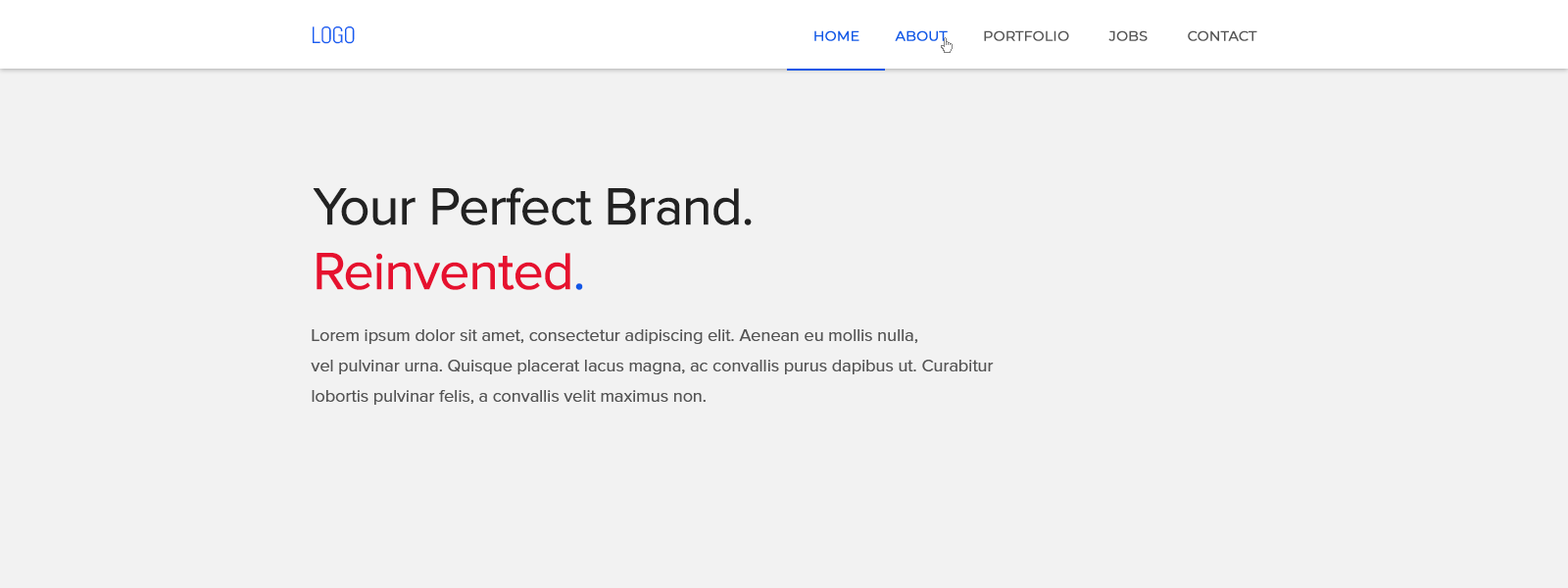
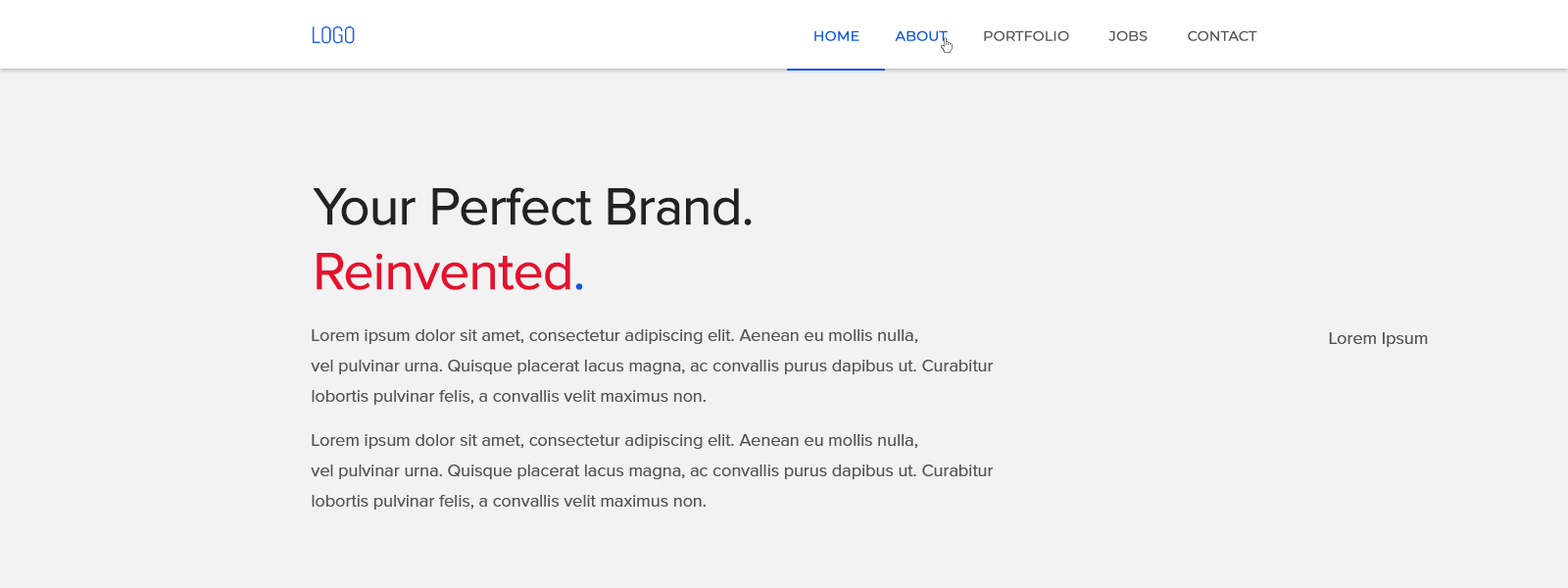
Layers edited between the first and the second 1568 x 588 image:
added layer "Lorem Ipsum" above "Lorem ipsum dolor sit amet, consectetur adipiscing elit. Aenean" over [1328, 332, 1428, 347]
added layer "Lorem ipsum dolor sit amet, consectetur adipiscing elit. Aenean" (1st of 2) above "Lorem ipsum dolor sit amet, consectetur adipiscing elit. Aenean" over [310, 434, 994, 510]
